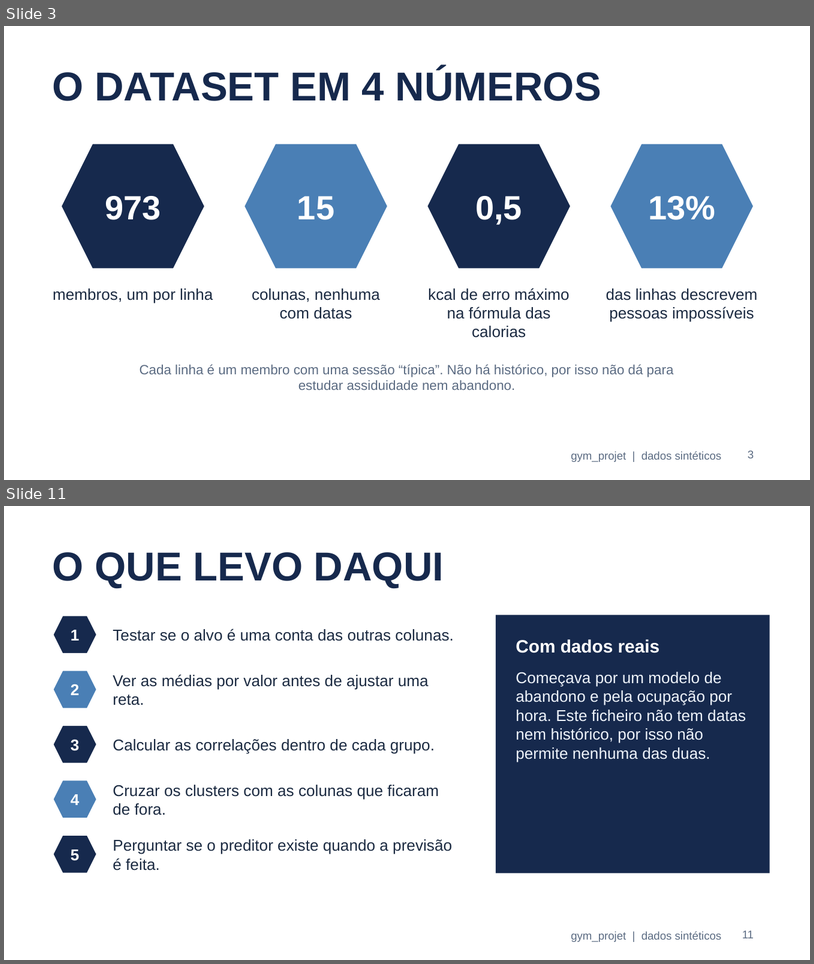
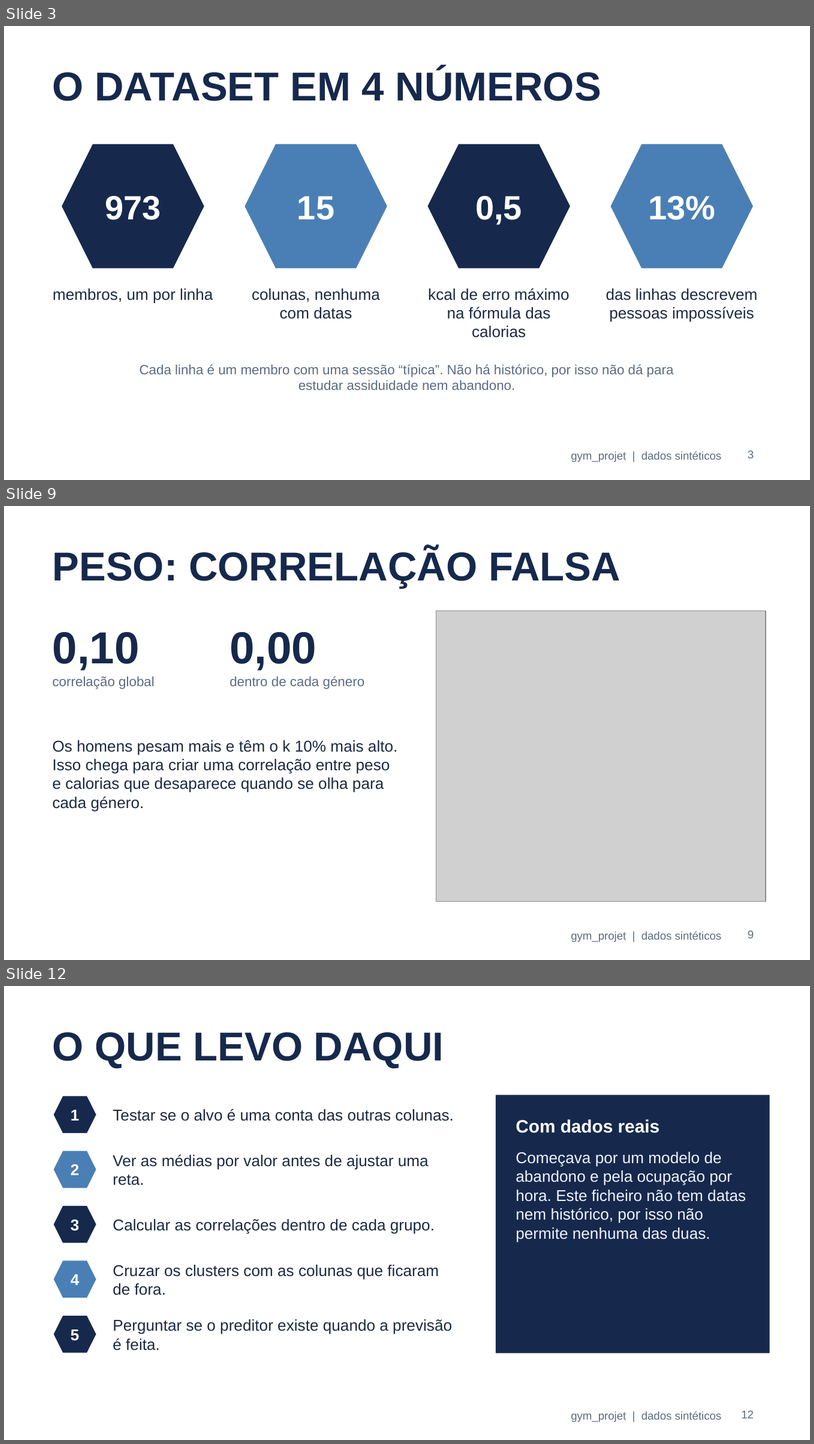
Before and after one commit to pintoleodgar/gym_projet, a slide deck: apresentacao/gym_projet.pptx. Shown one above the other, each under a label of ours: slides 3 and 11 before the commit, slides 3, 9 and 12 after it; the slides between them are not shown. The pictures are 814x964 and 814x1444 pixels, drawn with LibreOffice and Linux fonts; fonts in the diff are those of the drawing; grey boxes stand for pictures; background and template pictures are left out. Boxes give left, top, right and bottom in pixels: in the first picture for what was removed or moved away, otherwise in the second. Text is boxed around its words. In the diff, an @@ line names an element or a change of style, - is before the commit and + after.

```diff
--- a/apresentacao/gym_projet.pptx
+++ b/apresentacao/gym_projet.pptx
@@ slide 9 added at (x1=4, y1=506, x2=810, y2=960), background picture (left out); not listed: 1 template element that a slide beside it also shows @@
@@ title added at (x1=53, y1=548, x2=621, y2=588), 36 pt, text #16294D, bold @@
+PESO: CORRELAÇÃO FALSA
@@ picture added at (x1=436, y1=611, x2=766, y2=901) @@
@@ text added at (x1=53, y1=632, x2=155, y2=689), 12 pt, text #5B6B82 @@
+0,10
+correlação global
@@ text added at (x1=230, y1=632, x2=365, y2=689), 12 pt, text #5B6B82 @@
+0,00
+dentro de cada género
@@ text added at (x1=53, y1=740, x2=398, y2=811), 14 pt, text #1B2A41 @@
+Os homens pesam mais e têm o k 10% mais alto. Isso chega para criar uma correlação entre peso e calorias que desaparece quando se olha para cada género.
@@ page number added at (x1=748, y1=930, x2=754, y2=938), 10 pt, text #5B6B82 @@
+9
@@ what was slide 11 is now slide 12 @@
@@ page number at (x1=741, y1=1410, x2=754, y2=1418): text changed @@
-11
+12
```
Also in this commit, not shown: 7 slides changed.
